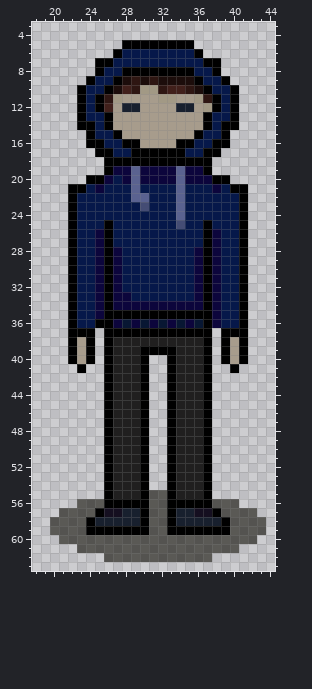
Two states of a pixel-art sprite, Game2022/Assets/Sprites/Player/human_анфас.png. The picture above was drawn from the file before the commit.
The file is 64x64 pixels. Colours within 5 levels of each other are drawn and written as one. Shown: x 18..44, y 3..63.
The result:
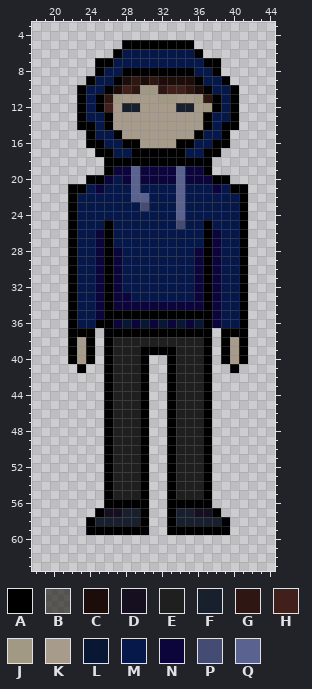
Palette (. is transparent): A #000000  B #13110a9e  C #1c0d0b  D #150f20  E #201f1f  F #18202e  G #2e1612  H #41201b  J #a29985  K #a79c8c  L #081733  M #06184a  N #0c053c  P #444c74  Q #5a6290
The exact change:
Colour B is removed in row 55 at x 31 to 32; in row 56 at x 23 to 25, 31 to 32 and 38 to 40; in row 57 at x 21 to 24, 31 to 32 and 39 to 42; in rows 58 to 59 at x 20 to 23, 31 to 32 and 40 to 43; in row 60 at x 21 to 42; in row 61 at x 23 to 40.
Colour B is removed in row 62 at x 26 to 37.
Changed places in both pictures, as pixel boxes (x1, y1, x2, y2):
erased: (50, 490, 266, 562)
